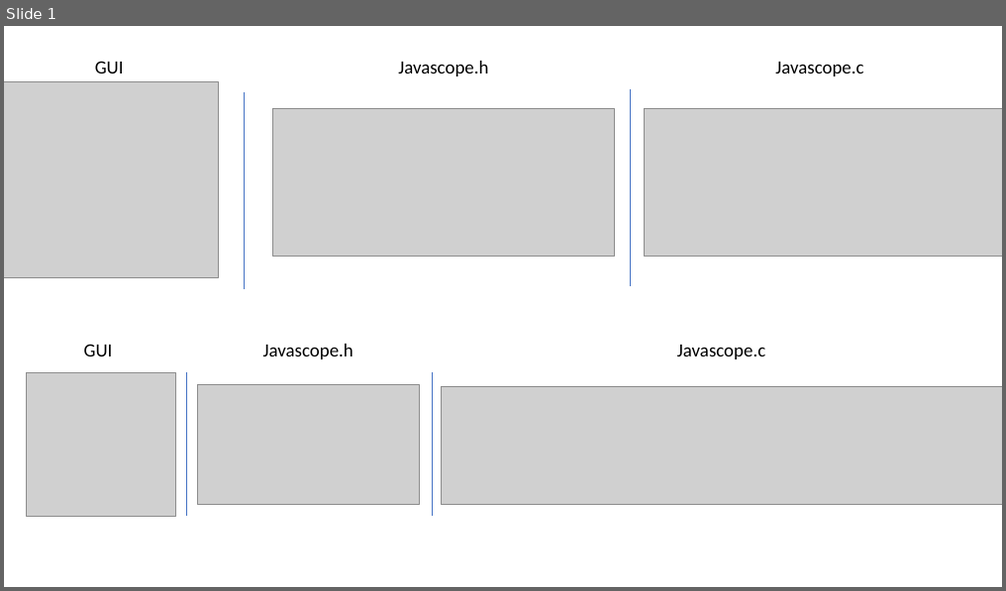
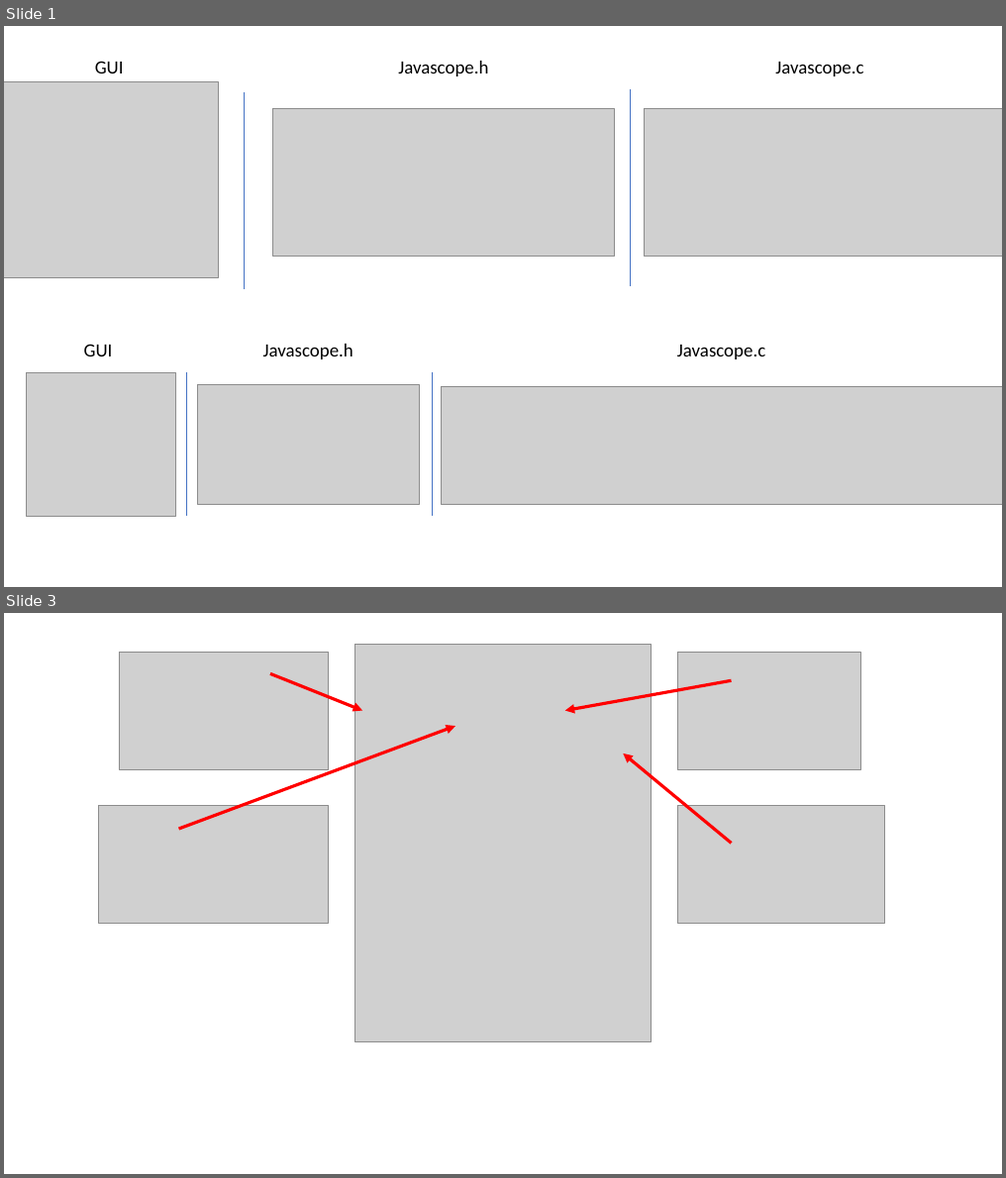
Before and after one commit to ultrazohm/ultrazohm_sw, a slide deck: docs/source/software/gui/images_javascope/addvariable.pptx. Shown one above the other, each under a label of ours: slide 1 before the commit, slides 1 and 3 after it; the slides between them are not shown. The pictures are 1006x591 and 1006x1178 pixels, drawn with LibreOffice and Linux fonts; fonts in the diff are those of the drawing; grey boxes stand for pictures. Boxes give left, top, right and bottom in pixels: in the first picture for what was removed or moved away, otherwise in the second. Text is boxed around its words. In the diff, an @@ line names an element or a change of style, - is before the commit and + after.

```diff
--- a/docs/source/software/gui/images_javascope/addvariable.pptx
+++ b/docs/source/software/gui/images_javascope/addvariable.pptx
@@ slide 3 added at box(4, 613, 1002, 1174), background #FFFFFF @@
@@ picture added at box(119, 652, 328, 769) @@
@@ picture added at box(355, 645, 650, 1042) @@
@@ picture added at box(678, 652, 860, 769) @@
@@ arrow added from (270, 673) to (362, 710), #FF0000 3 pt @@
@@ arrow added from (732, 680) to (565, 710), #FF0000 3 pt @@
@@ arrow added from (179, 829) to (455, 726), #FF0000 3 pt @@
@@ arrow added from (732, 843) to (623, 754), #FF0000 3 pt @@
@@ picture added at box(98, 805, 328, 923) @@
@@ picture added at box(678, 805, 884, 923) @@
```
Also in this commit, not shown: 1 other slide added, 8 other files.
